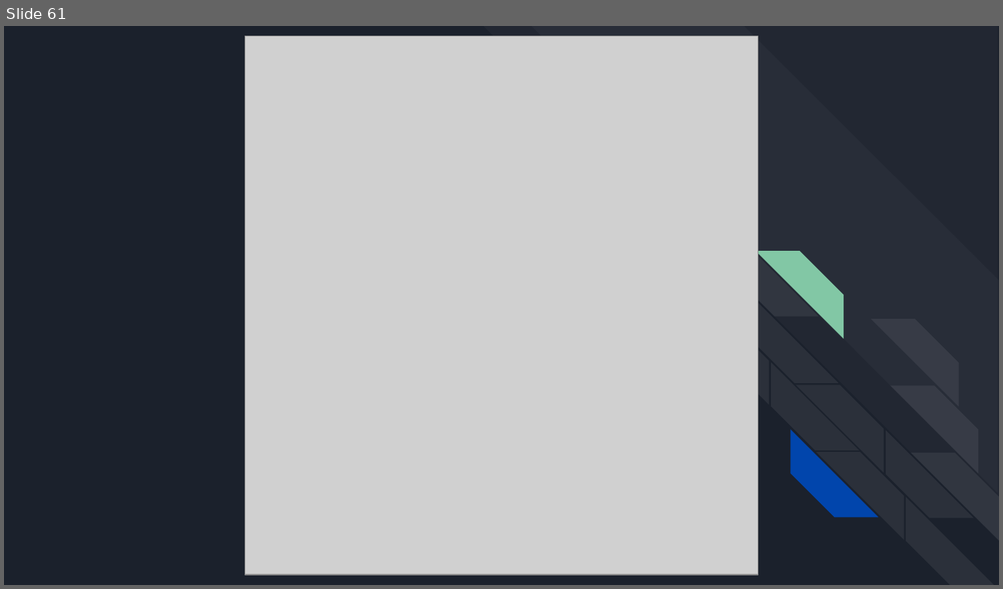
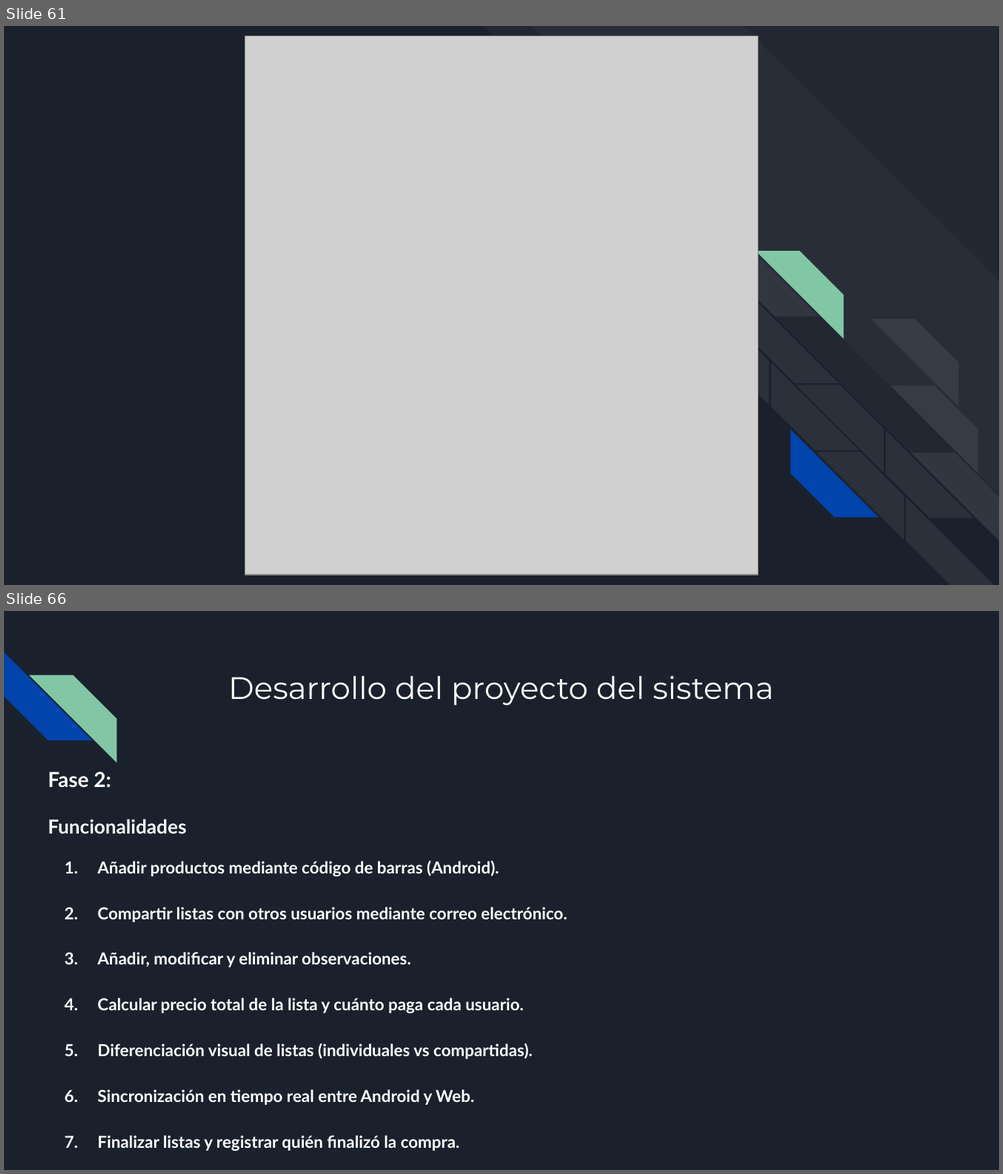
Before and after one commit to Antoniocorser/TFG-Antonio-Cordero, a slide deck: BuyNote.pptx. Shown one above the other, each under a label of ours: slide 61 before the commit, slides 61 and 66 after it; the slides between them are not shown. The pictures are 1003x589 and 1003x1174 pixels, drawn with LibreOffice and Linux fonts; fonts in the diff are those of the drawing; grey boxes stand for pictures. Boxes give left, top, right and bottom in pixels: in the first picture for what was removed or moved away, otherwise in the second. Text is boxed around its words. In the diff, an @@ line names an element or a change of style, - is before the commit and + after.

```diff
--- a/BuyNote.pptx
+++ b/BuyNote.pptx
@@ slide 66 added at (4, 611, 999, 1170), background #1B212C @@
@@ diag stripe added at (4, 652, 91, 741), fill #0145AC @@
@@ diag stripe added at (29, 675, 116, 762), fill #82C7A5 @@
@@ title added at (228, 676, 774, 706), 22.5 pt, text #FFFFFF @@
+Desarrollo del proyecto del sistema
@@ text added at (48, 772, 566, 1151), 12 pt, text #FFFFFF, bold @@
+Fase 2:
+Funcionalidades
+1. Añadir productos mediante código de barras (Android).
+2. Compartir listas con otros usuarios mediante correo electrónico.
+3. Añadir, modificar y eliminar observaciones.
+4. Calcular precio total de la lista y cuánto paga cada usuario.
+5. Diferenciación visual de listas (individuales vs compartidas).
+6. Sincronización en tiempo real entre Android y Web.
+7. Finalizar listas y registrar quién finalizó la compra.
```
Also in this commit, not shown: 3 slides changed, 15 other slides added, 1 other file.
